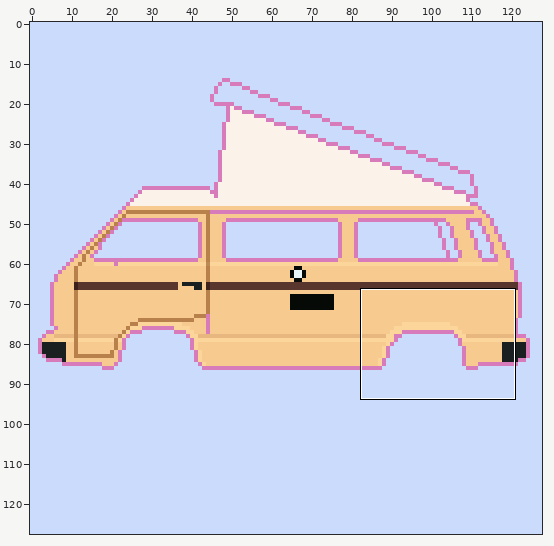
Pixel-art file: kustard.aseprite. The first picture is a wide view before the edit; the outline marks the close-up.
Close-up. Before the edit:
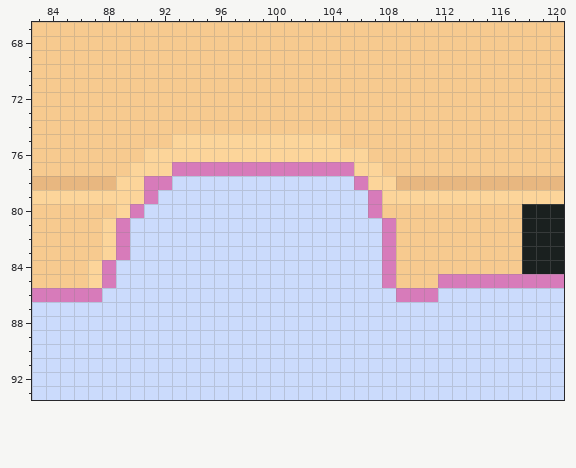
128x128 pixels, 1 frame. Shown: x 83..120, y 67..93. The commit also changed other parts of the picture, which this record leaves out.
New version:
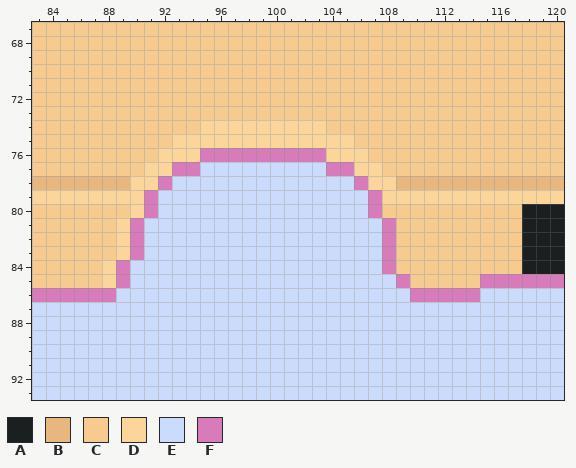
Palette (. is transparent): A #1a201f  B #e8b780  C #f7ca8f  D #fcd59a  E #cbdbfc  F #d77bba
The exact change:
--- layer "Layer 2"
@@ x 83..120 @@
 73 CCCCCCCCCCCCCCCCCCCCCCCCCCCCCCCCCCCCCC
-74 CCCCCCCCCCCCCCCCCCCCCCCCCCCCCCCCCCCCCC
-75 CCCCCCCCCCDDDDDDDDDDDDCCCCCCCCCCCCCCCC
-76 CCCCCCCCDDDDDDDDDDDDDDDDCCCCCCCCCCCCCC
-77 CCCCCCCDDDFFFFFFFFFFFFFDDCCCCCCCCCCCCC
-78 BBBBBBDDFFEEEEEEEEEEEEEFDDBBBBBBBBBBBB
+74 CCCCCCCCCCCCDDDDDDDDDCCCCCCCCCCCCCCCCC
+75 CCCCCCCCCCDDDDDDDDDDDDDCCCCCCCCCCCCCCC
+76 CCCCCCCCCDDDFFFFFFFFFDDDCCCCCCCCCCCCCC
+77 CCCCCCCCDDFFEEEEEEEEEFFDDCCCCCCCCCCCCC
+78 BBBBBBBDDFEEEEEEEEEEEEEFDDBBBBBBBBBBBB
 79 DDDDDDDDFEEEEEEEEEEEEEEEFDDDDDDDDDDDDD
-80 CCCCCCDFEEEEEEEEEEEEEEEEFCCCCCCCCCCAAA
-81 CCCCCDFEEEEEEEEEEEEEEEEEEFCCCCCCCCCAAA
-82 CCCCCDFEEEEEEEEEEEEEEEEEEFCCCCCCCCCAAA
-83 CCCCCDFEEEEEEEEEEEEEEEEEEFCCCCCCCCCAAA
-84 CCCCDFEEEEEEEEEEEEEEEEEEEFCCCCCCCCCAAA
-85 CCCCDFEEEEEEEEEEEEEEEEEEEFCCCFFFFFFFFF
-86 FFFFFEEEEEEEEEEEEEEEEEEEEEFFFEEEEEEEEE
+80 CCCCCCCDFEEEEEEEEEEEEEEEFCCCCCCCCCCAAA
+81 CCCCCCDFEEEEEEEEEEEEEEEEEFCCCCCCCCCAAA
+82 CCCCCCDFEEEEEEEEEEEEEEEEEFCCCCCCCCCAAA
+83 CCCCCCDFEEEEEEEEEEEEEEEEEFCCCCCCCCCAAA
+84 CCCCCDFEEEEEEEEEEEEEEEEEEFCCCCCCCCCAAA
+85 CCCCCDFEEEEEEEEEEEEEEEEEEEFCCCCCFFFFFF
+86 FFFFFFEEEEEEEEEEEEEEEEEEEEEFFFFFEEEEEE
 87 EEEEEEEEEEEEEEEEEEEEEEEEEEEEEEEEEEEEEE
Where, in picture pixels (left, top, right, bottom), the same in both close-ups:
changed: (200, 120, 354, 176)
changed: (88, 148, 158, 302)
changed: (382, 274, 480, 302)
